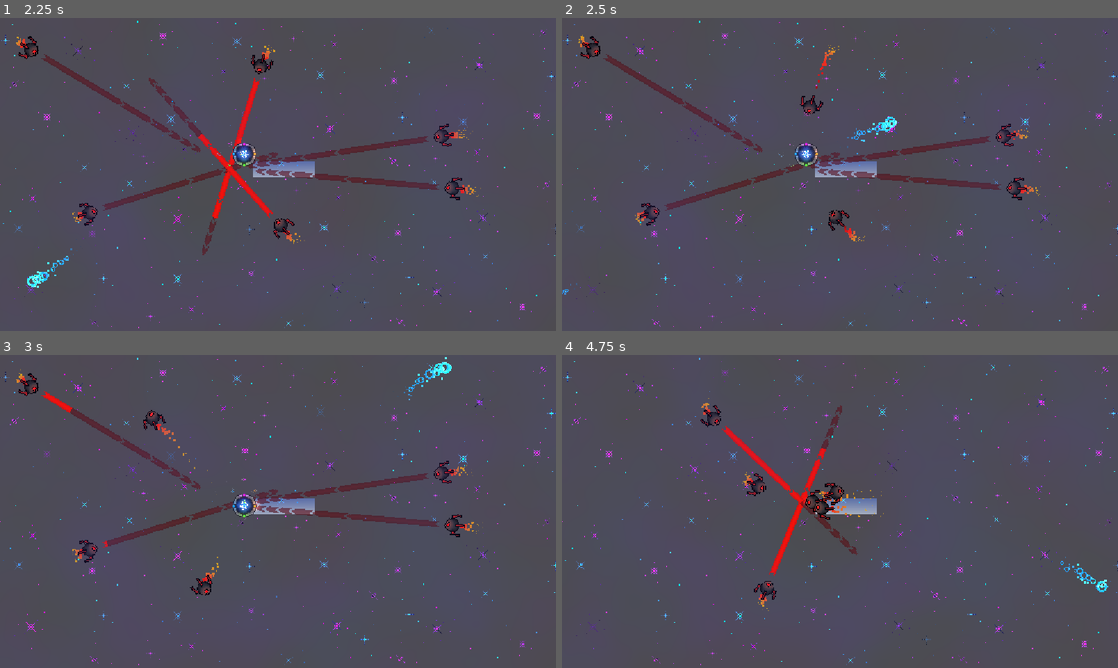
Above: before the commit, frames 1-4 (two rows, left to right).
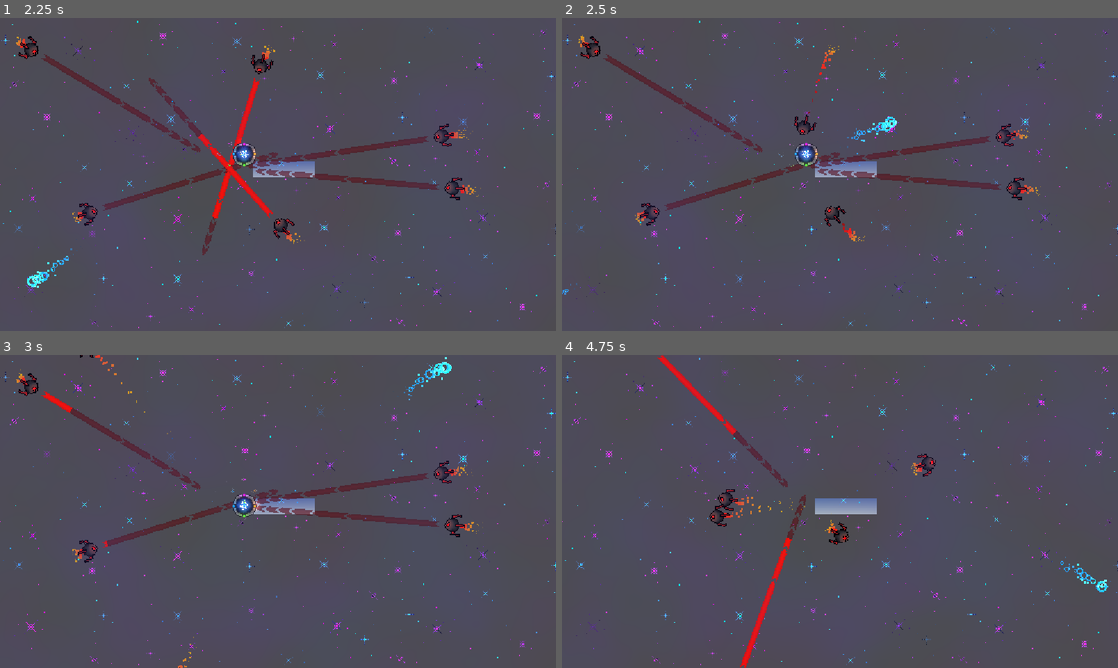
Above: after the commit, the same moments.

Repository: eee12342/New-Game
Game: Godot game, scene res://scenes/MainMenu.tscn
The game is run twice, just before and just after one commit, with the same random seed, the same clock (stepped at 60 frames per second) and the same inputs.
Inputs (mouse positions are in pixels of both pictures, inside the frame that each line leads up to):
- Up to frame 1 (2.25 s): move the mouse to (400, 158) at 0.52 s; tap A (colour1) at 0.6 s; click (400, 158) at 0.67 s; move the mouse to (166, 190) at 1.27 s; tap W (colour2) at 1.35 s; click (166, 190) at 1.42 s; move the mouse to (333, 105) at 2.02 s; tap D (colour3) at 2.1 s; click (333, 105) at 2.17 s
- Up to frame 2 (2.5 s): no input
- Up to frame 3 (3 s): move the mouse to (250, 574) at 2.77 s; tap S (colour4) at 2.85 s; click (250, 574) at 2.92 s
- Up to frame 4 (4.75 s): move the mouse to (1006, 558) at 3.52 s; hold Shift (colour_change_mode) 3.53-4.28 s; click (1006, 558) at 3.67 s; move the mouse to (673, 464) at 4.27 s; click (673, 464) at 4.35 s

Frame 1 is identical in both runs. In frame 2, 0.4% of the frame differs, in the area x 41-52%, y 11-69%; in frame 3, 0.4%; in frame 4, 3.1%, in the area x 17-68%, y 0-100%.

Commit message:
Updated shitter enemy range

Diff:
--- a/scenes/enemy/enemy1/enemy1.tscn
+++ b/scenes/enemy/enemy1/enemy1.tscn
@@ -158,7 +158,7 @@
 color_ramp = SubResource("Gradient_gwnwj")
 
 [node name="RayCast2D" type="RayCast2D" parent="." unique_id=1293576095]
-target_position = Vector2(200, 0)
+target_position = Vector2(300, 0)
 
 [node name="Pause" type="Timer" parent="." unique_id=14633251]
 one_shot = true
